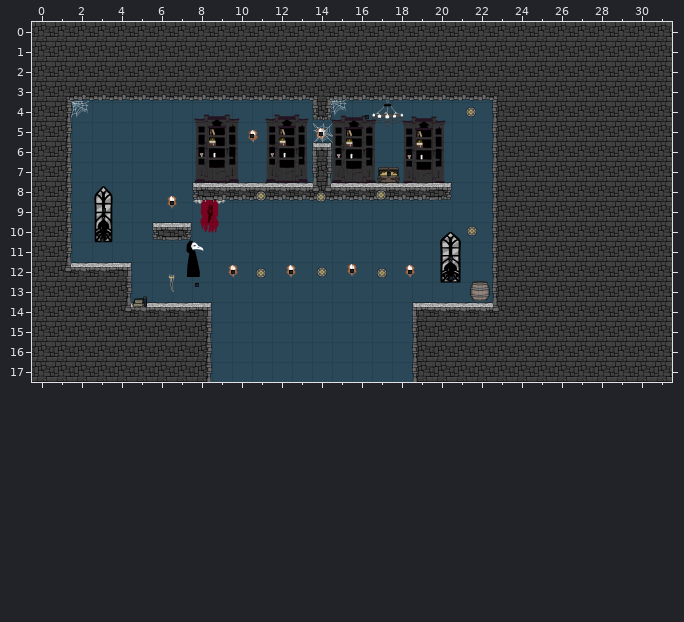
A Tiled map (JSON) gets an edit: Physics/Physics/assets/level5.tmj. This is how it looked before the edit.
Cells are 300x300 px. Shown: x 0..31, y 0..17.
And afterwards:
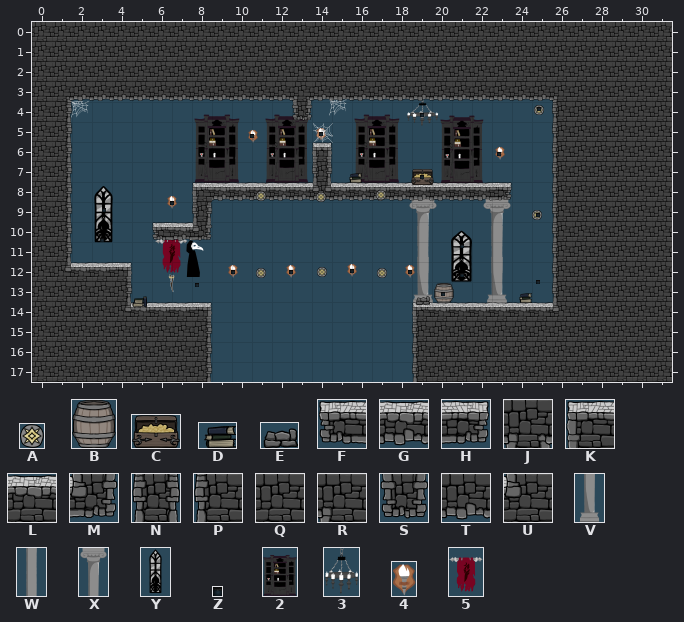
Key: from "GameObjects": A 0 "chainEnd", B 1 "burnable", C 4 "goaldoor", D 23 "qb1", E 26 "qb4"; from "PlatformTiles": F 1, G 2, H 3, J 11, K 13, L 14, M 17, N 24, P 25, Q 26, R 33, S 36, T 38, U 45; from "backgroundAssets": V 1 "colB", W 2 "colM", X 3 "colT", Y 4 "window", Z 10 "light", 2 12 "bookshelf", 3 14 "chandelier", 4 15 "holder", 5 16 "banner".
_ is an empty cell.
Objects are placed by their top-left corner, in cells (3,4 is the top-left corner of cell 3,4); size is 1x1 cell unless given.
Tiles replaced or removed in this view: F, H, J, P, Q, R, S, T, U.
Difference:
Changed rows in their new state; . is an unchanged cell.
Layer "Background":
changed: 3 "chandelier" at 17,3.9 size 1.7x1.4 -> 3 "chandelier" at 18.7,3.8 size 1.7x1.4
changed: 2 "bookshelf" at 15,4.1 size 2.3x4 -> 2 "bookshelf" at 16.1,4.1 size 2.3x4
changed: 2 "bookshelf" at 18.5,4.1 size 2.2x4 -> 2 "bookshelf" at 20.4,4.1 size 2.2x4
changed: 5 "banner" at 8.1,8.4 size 1.7x2.3 -> 5 "banner" at 6.1,10.4 size 1.7x2.3
changed: Y "window" at 19.7,10.4 size 2.4x2.8 -> Y "window" at 20.3,10.4 size 2.4x2.8
added: 4 "holder" at 23.1,6.2 size 0.5x0.7
added: X "colT" at 22.5,8.9 size 1.5x2.3
added: X "colT" at 18.8,8.9 size 1.5x2.3
added: W "colM" at 22.5,10.2 size 1.5x2.3
added: W "colM" at 18.8,10.2 size 1.5x2.3
added: V "colB" at 22.5,11.8 size 1.5x2.3
added: V "colB" at 18.8,11.8 size 1.5x2.3
Layer "Tile Layer 1":
first column x 7:
 3 ......JT........TTTR
 4 ......S_........___P
 5 ................___P
 6 ................___P
 7 ................___P
 8 .K...........GGGH__P
 9 .N..............___P
10 GM..............___P
11 ................___P
12 ................___P
13 ................___P
14 ................LLLU
Layer "Entities":
changed: A "1" at 21.7,4.3 size 0.5x0.5 -> A "1" at 25.1,4.1 size 0.5x0.5
changed: C "goaldoor" at 17.2,7.3 size 1.2x0.8 -> C "goaldoor" at 18.9,7.3 size 1.2x0.8
changed: A "2" at 21.8,10.2 size 0.5x0.5 -> A "2" at 25,9.4 size 0.5x0.5
changed: B "barrel" at 21.9,13 -> B "burnable" at 20.1,13.1
added: D "qb1" at 15.7,7.5 size 0.8x0.5
added: D "qb1" at 24.2,13.5 size 0.8x0.5
added: E "qb4" at 19.1,13.6 size 0.8x0.5
Layer "Action Entities":
changed: Z "light" at 16.6,4.6 size 0.2x0.2 -> Z "light" at 19.4,4.6 size 0.2x0.2
changed: Z "light" at 17.7,7.5 size 0.2x0.2 -> Z "light" at 23.3,6.5 size 0.2x0.2
changed: Z "light" at 20.9,11.7 size 0.2x0.2 -> Z "light" at 21.4,11.1 size 0.2x0.2
changed: Z "light" at 20.9,12.7 size 0.2x0.2 -> Z "light" at 21.4,12.5 size 0.2x0.2
added: Z "light" at 25.3,4.3 size 0.2x0.2
added: Z "light" at 19.4,7.7 size 0.2x0.2
added: Z "light" at 25.2,9.6 size 0.2x0.2
added: Z "light" at 25.2,12.9 size 0.2x0.2
added: Z "light" at 20.5,13.5 size 0.2x0.2
Changed places in both pictures, as pixel boxes (x1, y1, x2, y2):
changed: (292, 94, 560, 312)
changed: (155, 190, 226, 273)
